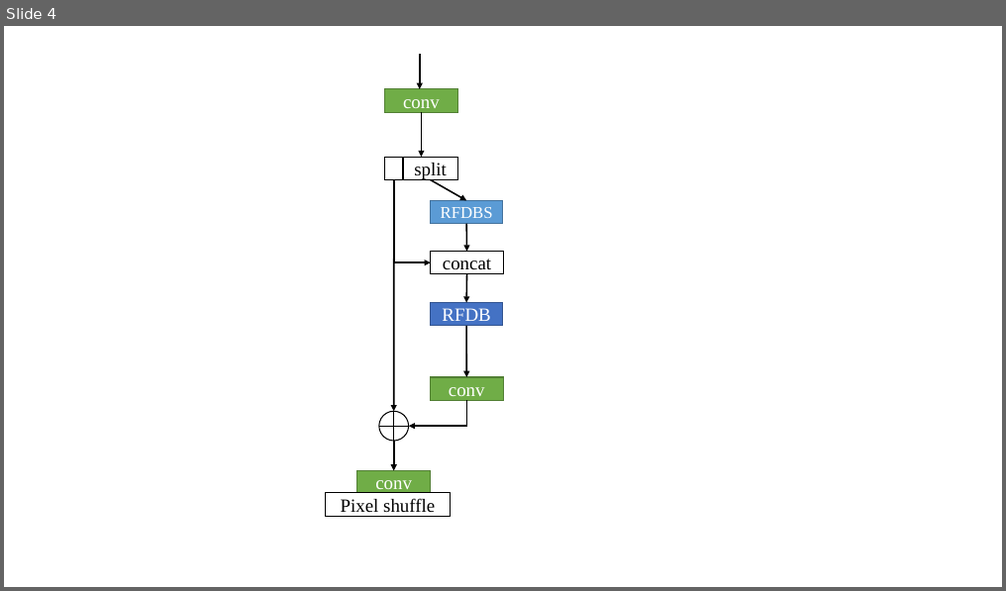
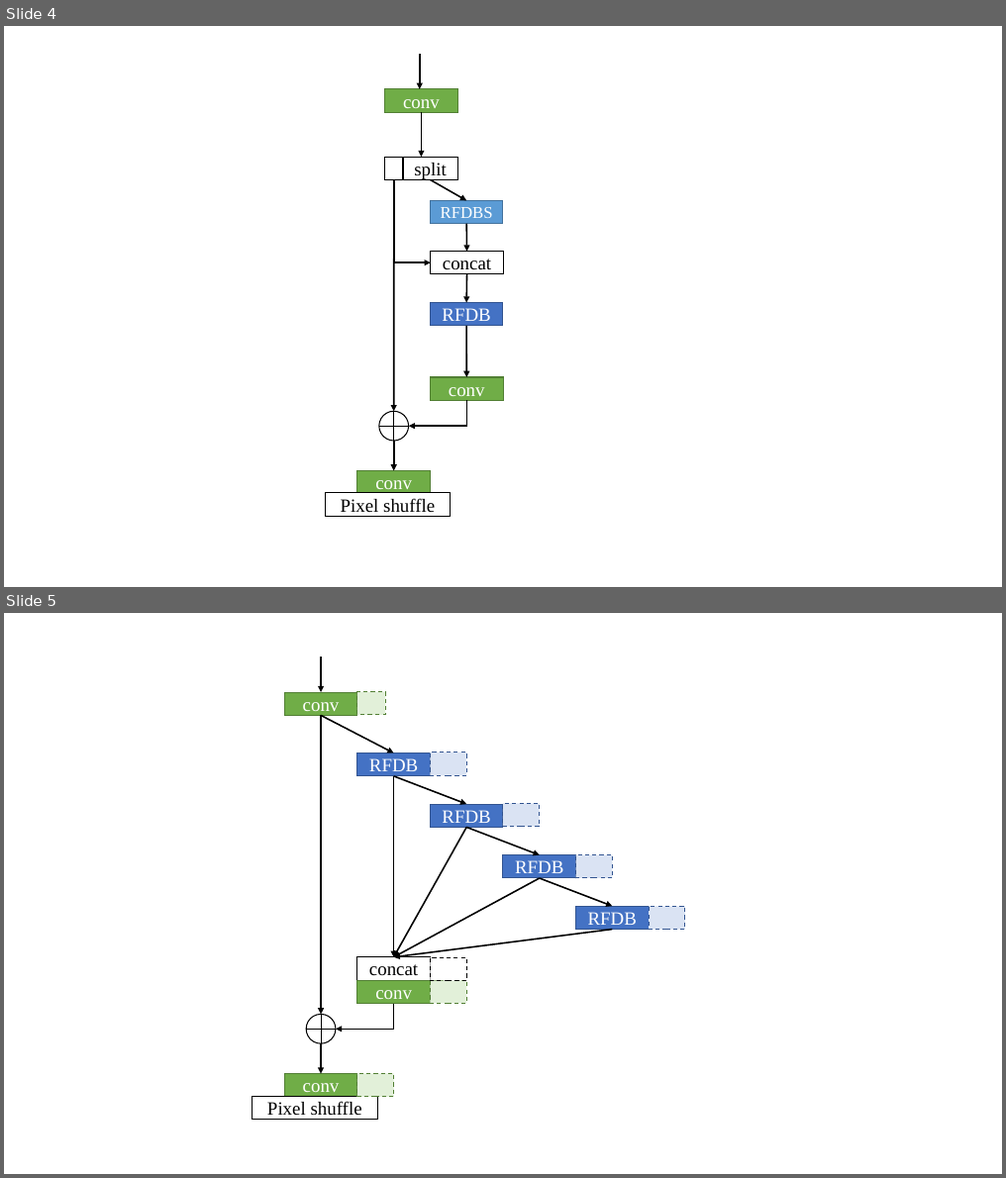
Before and after one commit to yindaheng98/NTIRE2023-Paper, a slide deck: pictures.pptx. Shown one above the other, each under a label of ours: slide 4 before the commit, slides 4 and 5 after it. The pictures are 1006x591 and 1006x1178 pixels, drawn with LibreOffice and Linux fonts; fonts in the diff are those of the drawing. Boxes give left, top, right and bottom in pixels: in the first picture for what was removed or moved away, otherwise in the second. Text is boxed around its words. In the diff, an @@ line names an element or a change of style, - is before the commit and + after.

```diff
--- a/pictures.pptx
+++ b/pictures.pptx
@@ slide 5 added at bbox=[4, 613, 1002, 1174], background #FFFFFF @@
@@ arrow added from (321, 657) to (321, 692), #000000 1.5 pt @@
@@ rectangle added at bbox=[285, 692, 357, 716], fill #70AD47, outline #538035 1 pt, 18 pt, text #FFFFFF @@
+conv
@@ rectangle added at bbox=[357, 691, 385, 715], fill #E2F0D9, outline #538035 1 pt dashed @@
@@ arrow added from (321, 716) to (394, 753), #000000 1.5 pt @@
@@ arrow added from (321, 716) to (321, 1014), #000000 1.5 pt @@
@@ rectangle added at bbox=[357, 753, 430, 776], fill #4472C4, outline #325491 1 pt, 18 pt, text #FFFFFF @@
+RFDB
@@ rectangle added at bbox=[430, 753, 466, 775], fill #DAE3F3, outline #325491 1 pt dashed @@
@@ arrow added from (394, 776) to (466, 804), #000000 1.5 pt @@
@@ arrow added from (394, 776) to (394, 958), #000000 1.5 pt @@
@@ rectangle added at bbox=[430, 804, 503, 827], fill #4472C4, outline #325491 1 pt, 18 pt, text #FFFFFF @@
+RFDB
@@ rectangle added at bbox=[503, 803, 540, 827], fill #DAE3F3, outline #325491 1 pt dashed @@
@@ arrow added from (466, 827) to (394, 958), #000000 1.5 pt @@
@@ arrow added from (466, 827) to (540, 856), #000000 1.5 pt @@
@@ arrow added from (540, 878) to (394, 958), #000000 1.5 pt @@
@@ rectangle added at bbox=[503, 856, 576, 878], fill #4472C4, outline #325491 1 pt, 18 pt, text #FFFFFF @@
+RFDB
@@ arrow added from (540, 878) to (613, 906), #000000 1.5 pt @@
@@ rectangle added at bbox=[576, 856, 613, 878], fill #DAE3F3, outline #325491 1 pt dashed @@
@@ rectangle added at bbox=[576, 906, 648, 930], fill #4472C4, outline #325491 1 pt, 18 pt, text #FFFFFF @@
+RFDB
@@ rectangle added at bbox=[648, 906, 685, 930], fill #DAE3F3, outline #325491 1 pt dashed @@
@@ arrow added from (613, 930) to (394, 958), #000000 1.5 pt @@
@@ rectangle added at bbox=[357, 958, 430, 980], fill #FFFFFF, outline #000000 1 pt, 18 pt, text #000000 @@
+concat
@@ rectangle added at bbox=[430, 959, 466, 981], fill #FFFFFF, outline #000000 1 pt dashed @@
@@ rectangle added at bbox=[357, 980, 430, 1004], fill #70AD47, outline #538035 1 pt, 18 pt, text #FFFFFF @@
+conv
@@ rectangle added at bbox=[430, 980, 466, 1003], fill #E2F0D9, outline #538035 1 pt dashed @@
@@ flow chart or added at bbox=[307, 1014, 336, 1044], fill #FFFFFF, outline #000000 1 pt @@
@@ elbow arrow added from (394, 1004) to (336, 1029), #000000 1.5 pt @@
@@ arrow added from (321, 1045) to (321, 1074), #000000 1.5 pt @@
@@ rectangle added at bbox=[285, 1074, 357, 1097], fill #70AD47, outline #538035 1 pt, 18 pt, text #FFFFFF @@
+conv
@@ rectangle added at bbox=[357, 1074, 394, 1097], fill #E2F0D9, outline #538035 1 pt dashed @@
@@ rectangle added at bbox=[252, 1096, 377, 1120], fill #FFFFFF, outline #000000 1 pt, 18 pt, text #000000 @@
+Pixel shuffle
```
Also in this commit, not shown: 2 other slides added, 9 other files.
